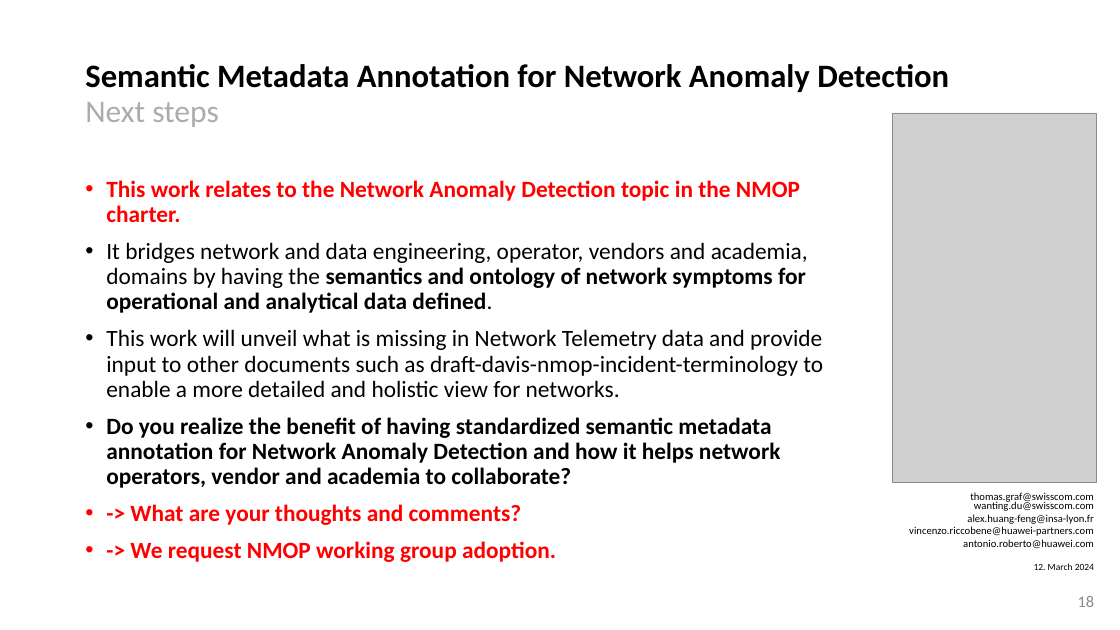
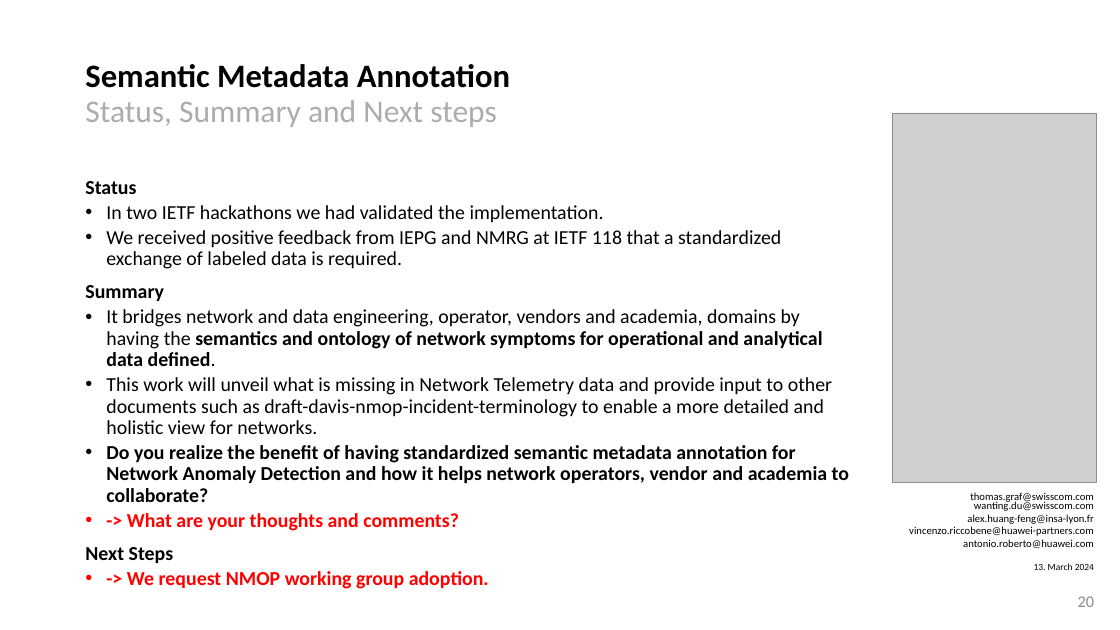
Before and after one commit to network-analytics/ietf-network-analytics-document-status, a slide deck: slide 20 of 119/NMOP/draft-netana-nmop-network-anomaly-semantics-and-lifecycle.pptx (slide 18 before the commit). Drawn at 1120x630 pixels with LibreOffice and Linux fonts; fonts in the diff are those of the drawing; grey boxes stand for pictures. Boxes give left, top, right and bottom in pixels: in the first picture for what was removed or moved away, otherwise in the second. Text is boxed around its words. In the diff, an @@ line names an element or a change of style, - is before the commit and + after.

```diff
--- a/119/NMOP/draft-netana-nmop-network-anomaly-semantics-and-lifecycle.pptx
+++ b/119/NMOP/draft-netana-nmop-network-anomaly-semantics-and-lifecycle.pptx
@@ title at box(85, 64, 510, 127): text changed @@
-Semantic Metadata Annotation for Network Anomaly Detection
-Next steps
+Semantic Metadata Annotation
+Status, Summary and Next steps
@@ text at box(85, 181, 781, 301): text changed; size 20 to 17 pt; text colour #FF0000 to #000000; bold off @@
-• This work relates to the Network Anomaly Detection topic in the NMOP charter.
+Status
+• In two IETF hackathons we had validated the implementation.
+• We received positive feedback from IEPG and NMRG at IETF 118 that a standardized exchange of labeled data is required.
+Summary
@@ text at box(106, 309, 849, 531): size 20 to 17 pt in "It bridges network and data engineering, operator, ...", "This work will unveil what is missing ...", "Do you realize the benefit of having ...", "-> What are your thoughts and comments?" and 1 more places; less space between paragraphs @@
@@ text at box(85, 547, 174, 563): paragraph added @@
+Next Steps
@@ page number at box(1078, 596, 1095, 607): text changed @@
-18
+20
```
Also in this commit, not shown: 6 other slides changed, 3 slides added, 1 slide removed, 1 other file.
